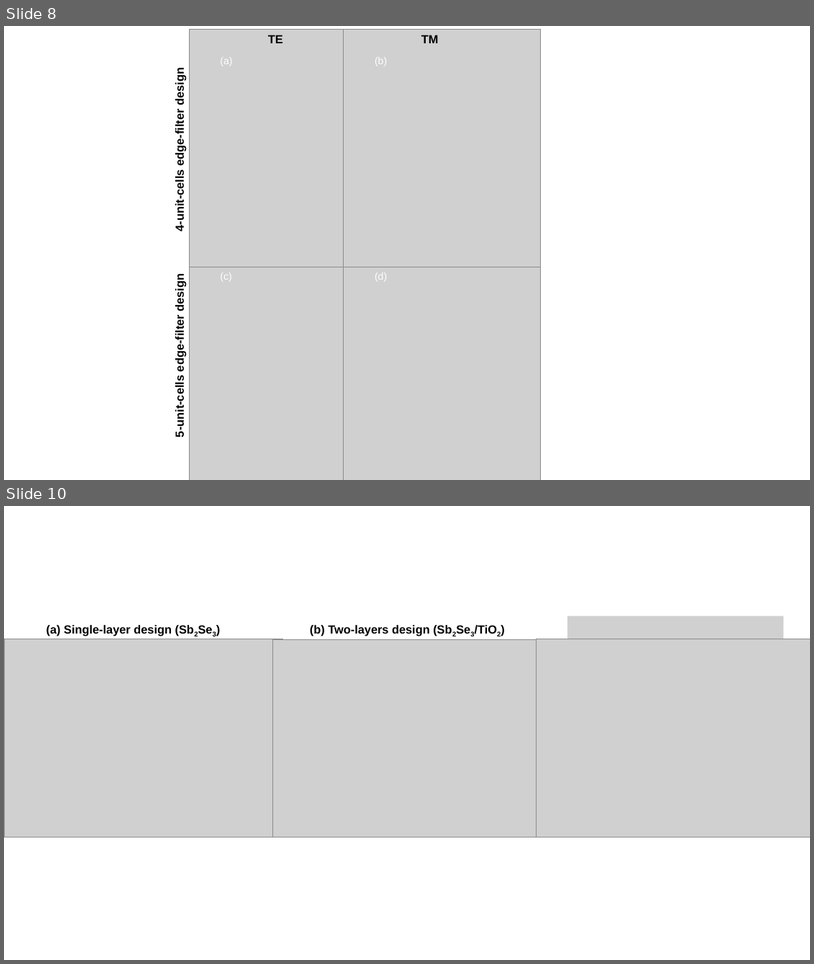
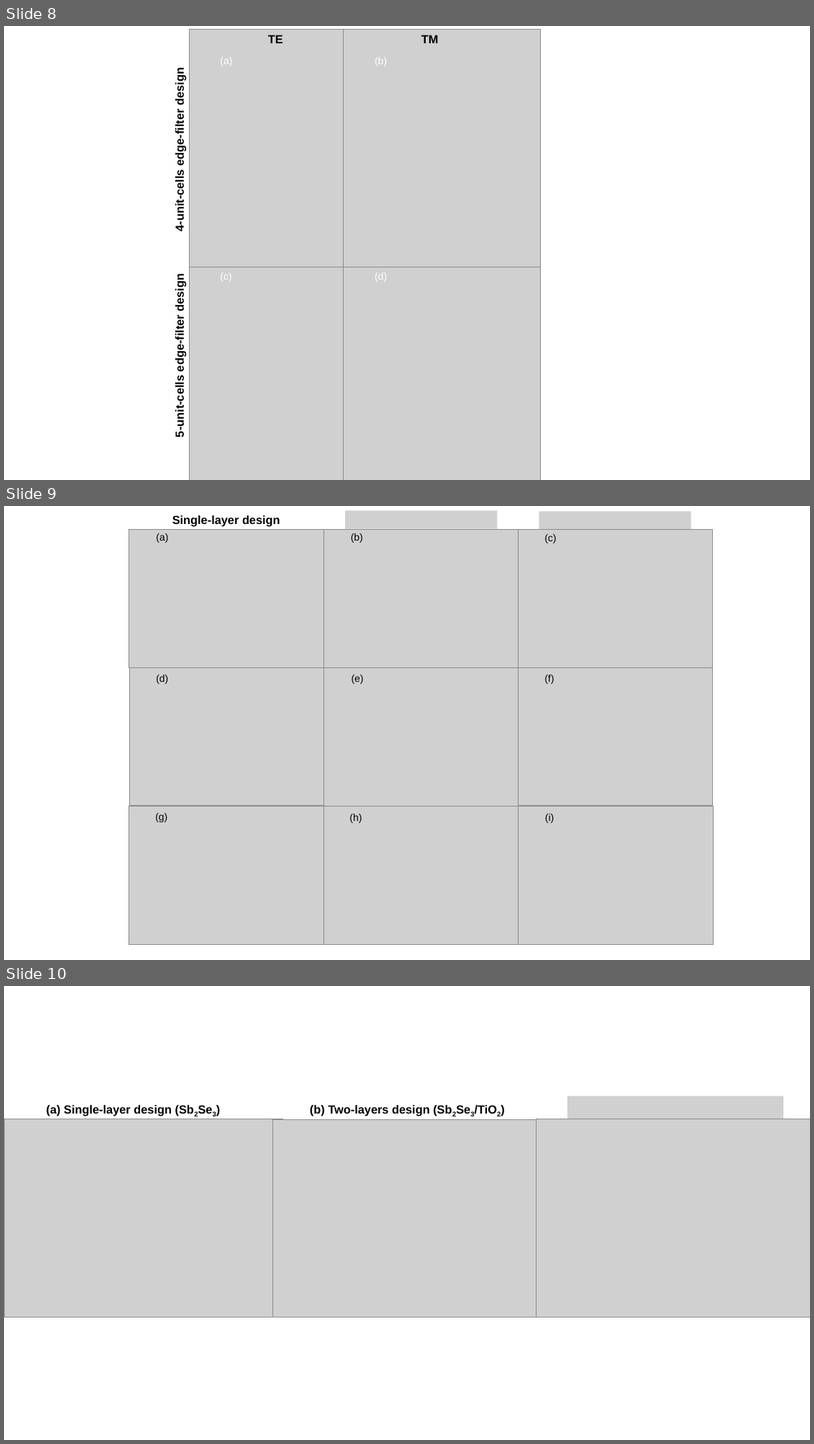
Before and after one commit to Chettanat-Pa/AsymReca_SbSe, a slide deck: figs/figures.pptx. Shown one above the other, each under a label of ours: slides 8 and 10 before the commit, slides 8, 9 and 10 after it; the slides between them are not shown. The pictures are 814x964 and 814x1444 pixels, drawn with LibreOffice and Linux fonts; fonts in the diff are those of the drawing; grey boxes stand for pictures. Boxes give left, top, right and bottom in pixels: in the first picture for what was removed or moved away, otherwise in the second. Text is boxed around its words. In the diff, an @@ line names an element or a change of style, - is before the commit and + after.

```diff
--- a/figs/figures.pptx
+++ b/figs/figures.pptx
@@ slide 9 added at <box>4,506,810,960</box>, background #FFFFFF @@
@@ text added at <box>172,515,280,526</box>, 14 pt, text #000000, bold @@
+Single-layer design
@@ picture added at <box>345,511,497,529</box> @@
@@ picture added at <box>540,512,691,530</box> @@
@@ picture added at <box>129,529,324,667</box> @@
@@ text added at <box>156,533,168,543</box>, 12 pt, text #000000 @@
+(a)
@@ picture added at <box>324,529,519,667</box> @@
@@ text added at <box>351,533,363,543</box>, 12 pt, text #000000 @@
+(b)
@@ picture added at <box>518,529,713,667</box> @@
@@ text added at <box>545,534,556,543</box>, 12 pt, text #000000 @@
+(c)
@@ picture added at <box>129,667,324,806</box> @@
@@ text added at <box>156,674,168,684</box>, 12 pt, text #000000 @@
+(d)
@@ picture added at <box>324,667,518,806</box> @@
@@ text added at <box>352,674,364,684</box>, 12 pt, text #000000 @@
+(e)
@@ picture added at <box>518,667,712,806</box> @@
@@ text added at <box>545,674,554,684</box>, 12 pt, text #000000 @@
+(f)
@@ picture added at <box>129,806,324,944</box> @@
@@ picture added at <box>324,806,519,944</box> @@
@@ picture added at <box>519,806,714,944</box> @@
@@ text added at <box>155,813,167,822</box>, 12 pt, text #000000 @@
+(g)
@@ text added at <box>350,813,362,823</box>, 12 pt, text #000000 @@
+(h)
@@ text added at <box>545,813,554,823</box>, 12 pt, text #000000 @@
+(i)
```
Also in this commit, not shown: 1 slide removed, 5 other files.
